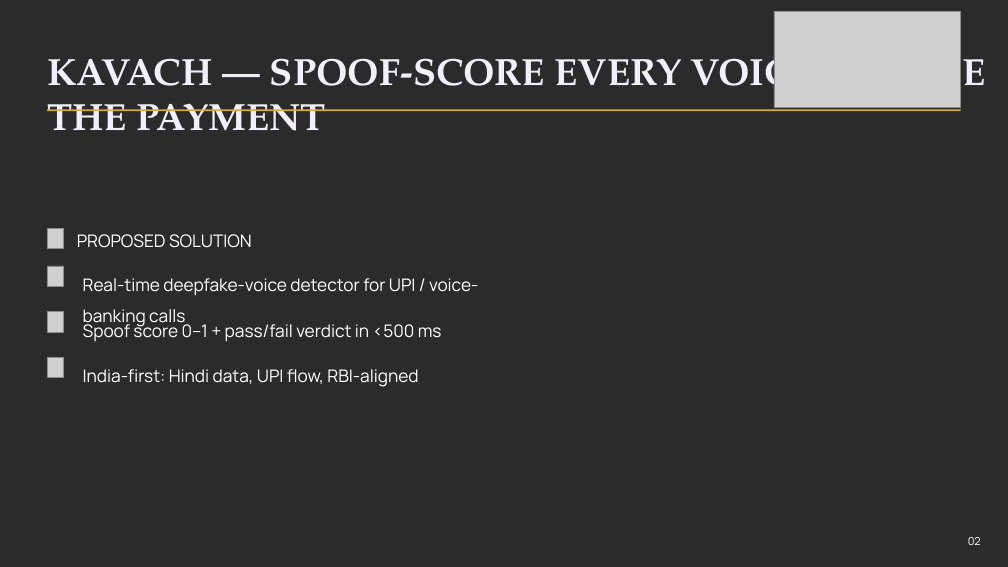
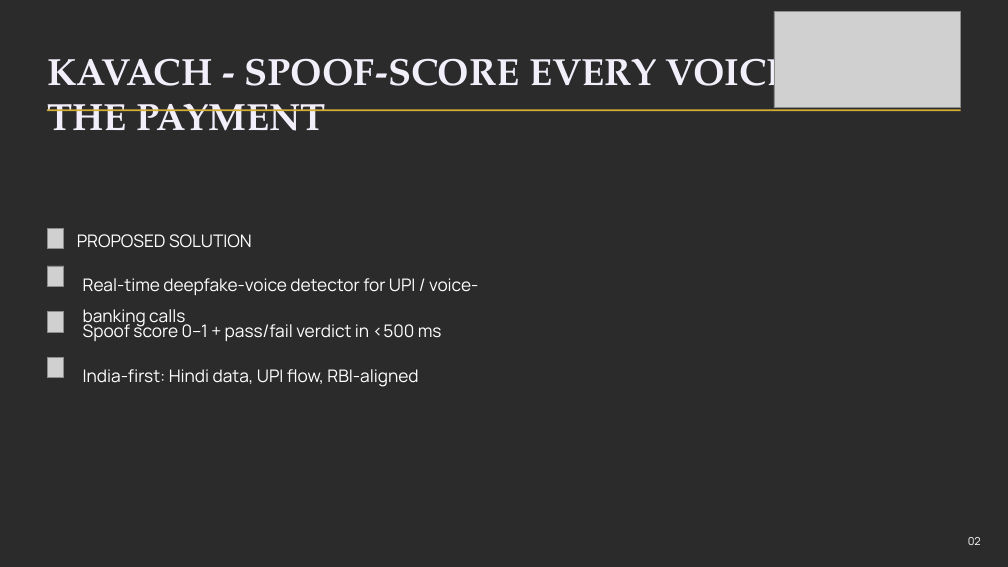
Before and after one commit to harshgounder/eldershield, a slide deck: slide 3 of assets/Kavach_IIC3_deck.pptx. Drawn at 1008x567 pixels with LibreOffice and Linux fonts; fonts in the diff are those of the drawing; grey boxes stand for pictures; background and template pictures are left out; a plain dark background stands for a picture behind light text. Boxes give left, top, right and bottom in pixels: in the first picture for what was removed or moved away, otherwise in the second. Text is boxed around its words. In the diff, an @@ line names an element or a change of style, - is before the commit and + after.

Commit message:
hygiene: strip machine paths and venv refs, remove em dashes from tracked text, fix deck XML dashes (v1/v2)

```diff
--- a/assets/Kavach_IIC3_deck.pptx
+++ b/assets/Kavach_IIC3_deck.pptx
@@ text at [47,39,960,131]: text changed @@
-KAVACH — SPOOF-SCORE EVERY VOICE, BEFORE THE PAYMENT
+KAVACH - SPOOF-SCORE EVERY VOICE, BEFORE THE PAYMENT
```
Also in this commit, not shown: 3 other slides changed, 39 other files.
